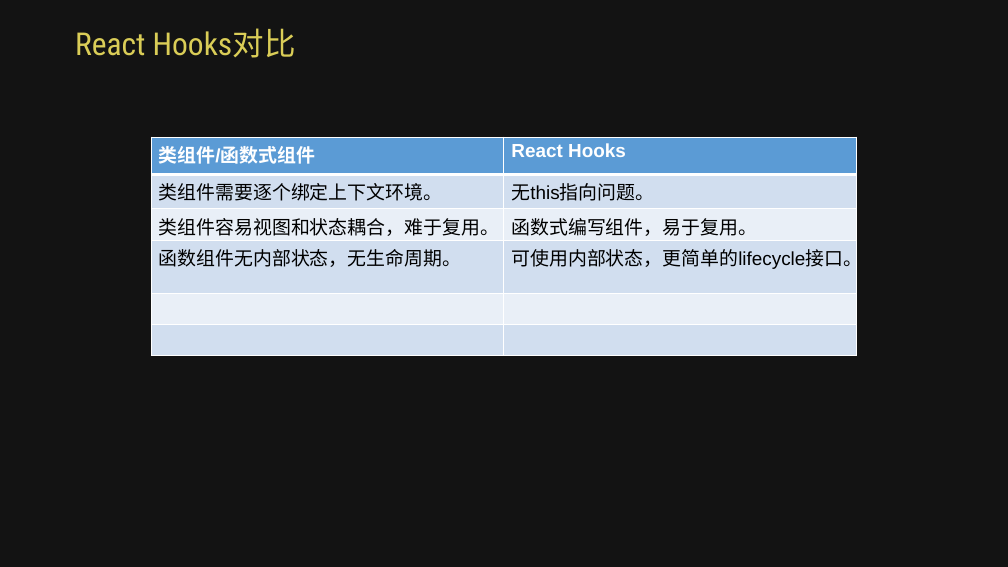
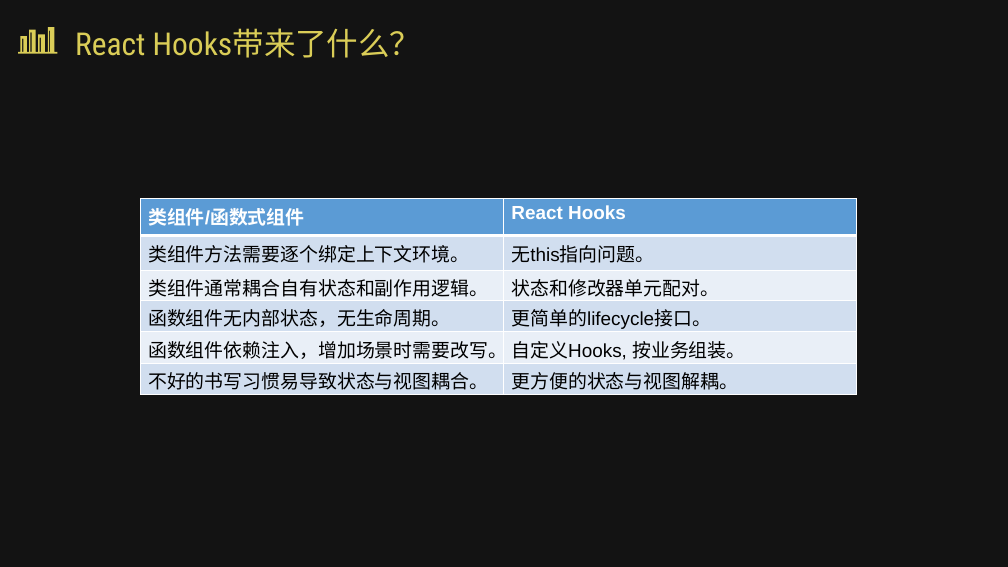
Before and after one commit to Zwe1/use-react-hooks, a slide deck: slide 5 of src/assets/React hooks.pptx (slide 4 before the commit). Drawn at 1008x567 pixels with LibreOffice and Linux fonts; fonts in the diff are those of the drawing; background and template pictures are left out; a plain dark background stands for a picture behind light text. Boxes give left, top, right and bottom in pixels: in the first picture for what was removed or moved away, otherwise in the second. Text is boxed around its words. In the diff, an @@ line names an element or a change of style, - is before the commit and + after.

```diff
--- a/src/assets/React hooks.pptx
+++ b/src/assets/React hooks.pptx
@@ freeform shape added at (18, 27, 57, 54), fill #DACD57 @@
@@ text at (75, 28, 422, 58): text changed @@
-React Hooks对比
+React Hooks带来了什么？
@@ table at (141, 198, 858, 395) @@
-row 2, column 1: 类组件需要逐个绑定上下文环境。
+row 2, column 1: 类组件方法需要逐个绑定上下文环境。
-row 3, column 1: 类组件容易视图和状态耦合，难于复用。
+row 3, column 1: 类组件通常耦合自有状态和副作用逻辑。
-row 3, column 2: 函数式编写组件，易于复用。
+row 3, column 2: 状态和修改器单元配对。
-row 4, column 2: 可使用内部状态，更简单的lifecycle接口。
+row 4, column 2: 更简单的lifecycle接口。
-row 5, column 1: 
+row 5, column 1: 函数组件依赖注入，增加场景时需要改写。
-row 5, column 2: 
+row 5, column 2: 自定义Hooks, 按业务组装。
-row 6, column 1: 
+row 6, column 1: 不好的书写习惯易导致状态与视图耦合。
-row 6, column 2: 
+row 6, column 2: 更方便的状态与视图解耦。
@@ table: place and size @@
-table at (151, 137, 858, 334)
+table at (141, 198, 858, 395)
```
Also in this commit, not shown: 7 other slides changed, 3 slides added, 1 slide removed, 6 other files.
